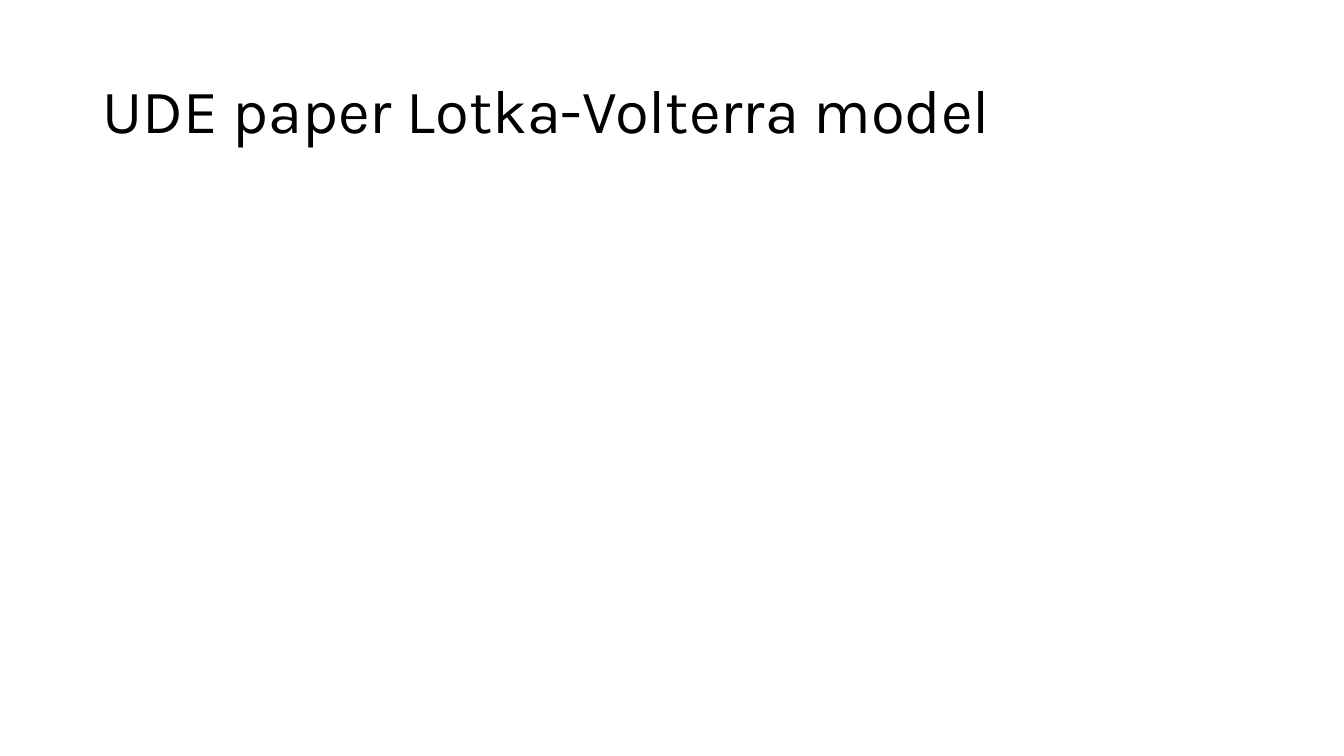
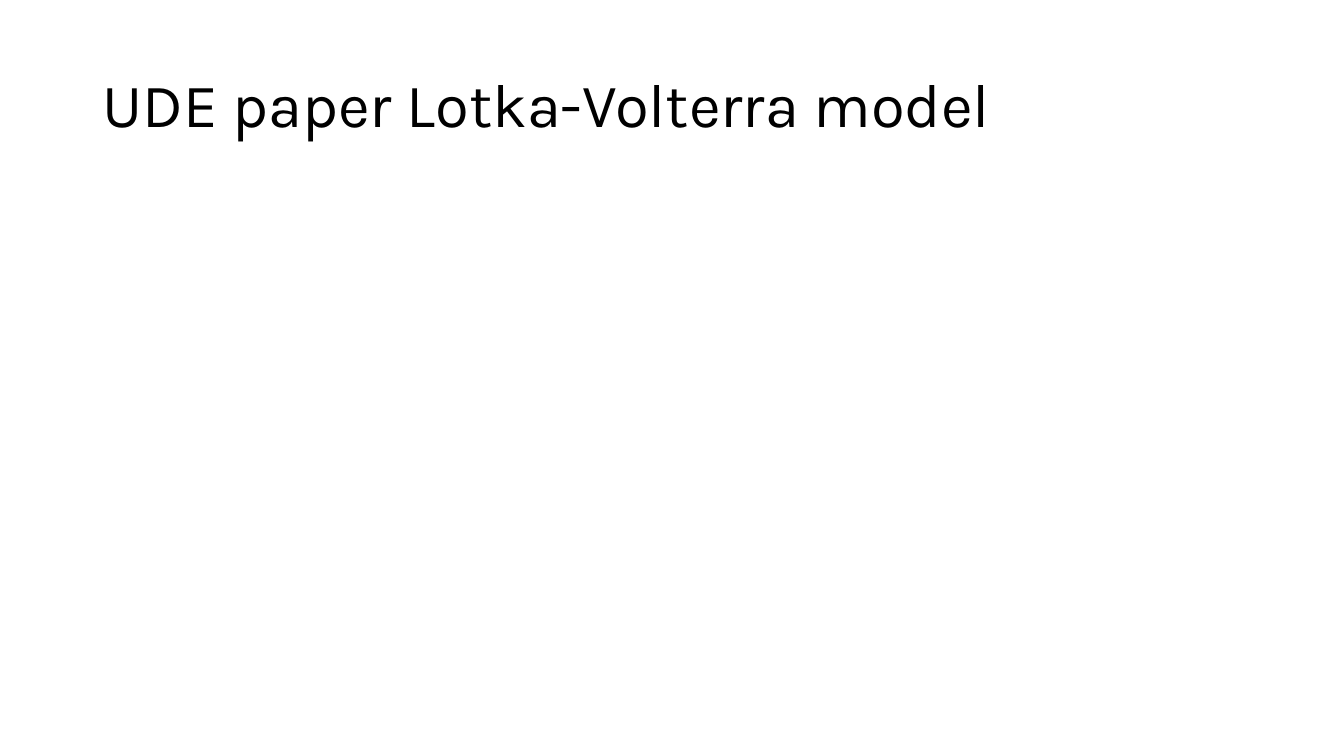
Before and after one commit to LuWang95/CSC494, a slide deck: slide 4 of meetings/Week7.pptx. Drawn at 1344x756 pixels with LibreOffice and Linux fonts; fonts in the diff are those of the drawing. Boxes give left, top, right and bottom in pixels: in the first picture for what was removed or moved away, otherwise in the second. Text is boxed around its words. In the diff, an @@ line names an element or a change of style, - is before the commit and + after.

```diff
--- a/meetings/Week7.pptx
+++ b/meetings/Week7.pptx
@@ title "UDE paper Lotka-Volterra model": place and size @@
-title "UDE paper Lotka-Volterra model" at bbox=[102, 91, 991, 148]
+title "UDE paper Lotka-Volterra model" at bbox=[102, 85, 991, 142]
```
Also in this commit, not shown: 2 other slides changed, 11 other files.
